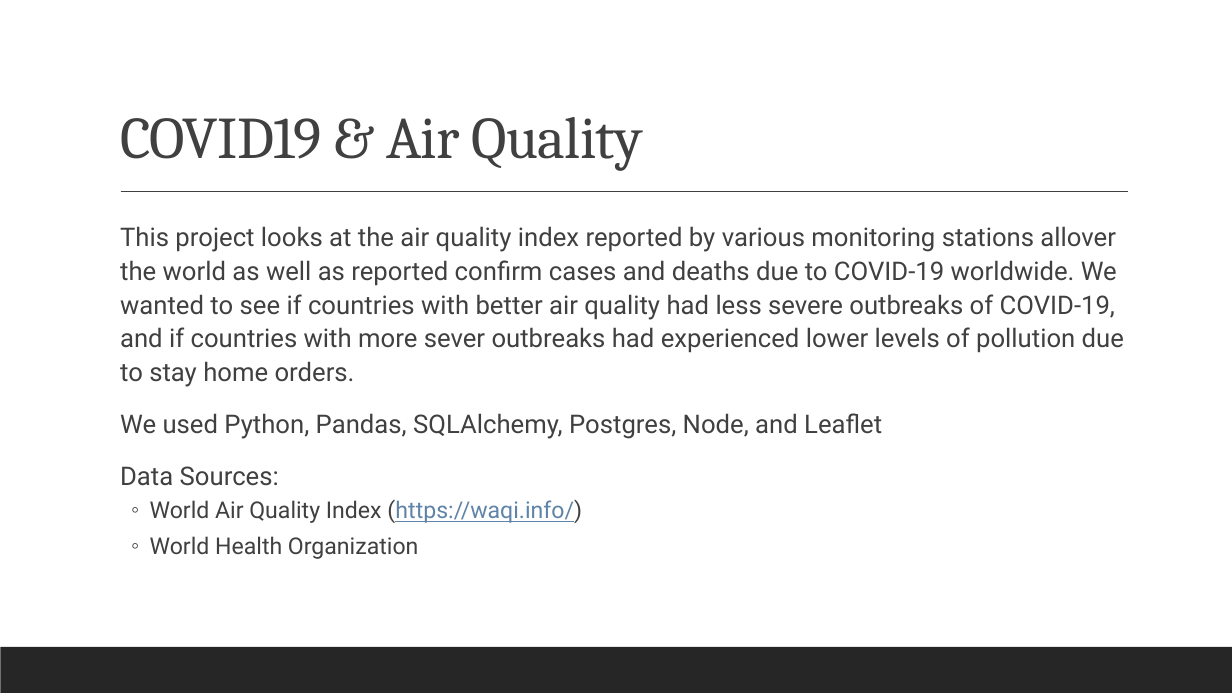
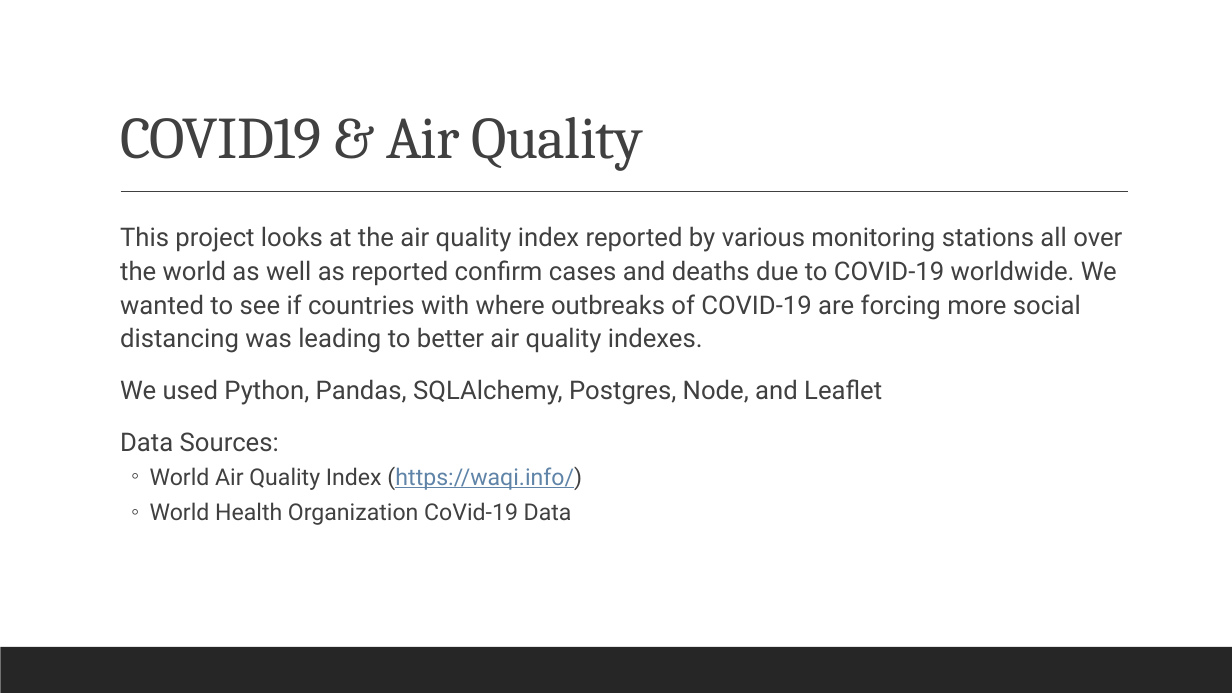
Before and after one commit to MarkMedernach/Project-3, a slide deck: slide 2 of COVID-19_Air Quality.pptx. Drawn at 1232x693 pixels with LibreOffice and Linux fonts; fonts in the diff are those of the drawing. Boxes give left, top, right and bottom in pixels: in the first picture for what was removed or moved away, otherwise in the second. Text is boxed around its words. In the diff, an @@ line names an element or a change of style, - is before the commit and + after.

Commit message:
updates to ppt

```diff
--- a/COVID-19_Air Quality.pptx
+++ b/COVID-19_Air Quality.pptx
@@ text at box(120, 226, 1122, 353): text changed @@
-  This project looks at the air quality index reported by various monitoring stations allover the world as well as reported confirm cases and deaths due to COVID-19 worldwide. We wanted to see if countries with better air quality had less severe outbreaks of COVID-19, and if countries with more sever outbreaks had experienced lower levels of pollution due to stay home orders.
+  This project looks at the air quality index reported by various monitoring stations all over the world as well as reported confirm cases and deaths due to COVID-19 worldwide. We wanted to see if countries with where outbreaks of COVID-19 are forcing more social distancing was leading to better air quality indexes.
@@ text at box(150, 502, 572, 525): text changed @@
-  ◦ World Health Organization
+  ◦ World Health Organization CoVid-19 Data
```
Also in this commit, not shown: 4 other slides changed, 1 slide added.
